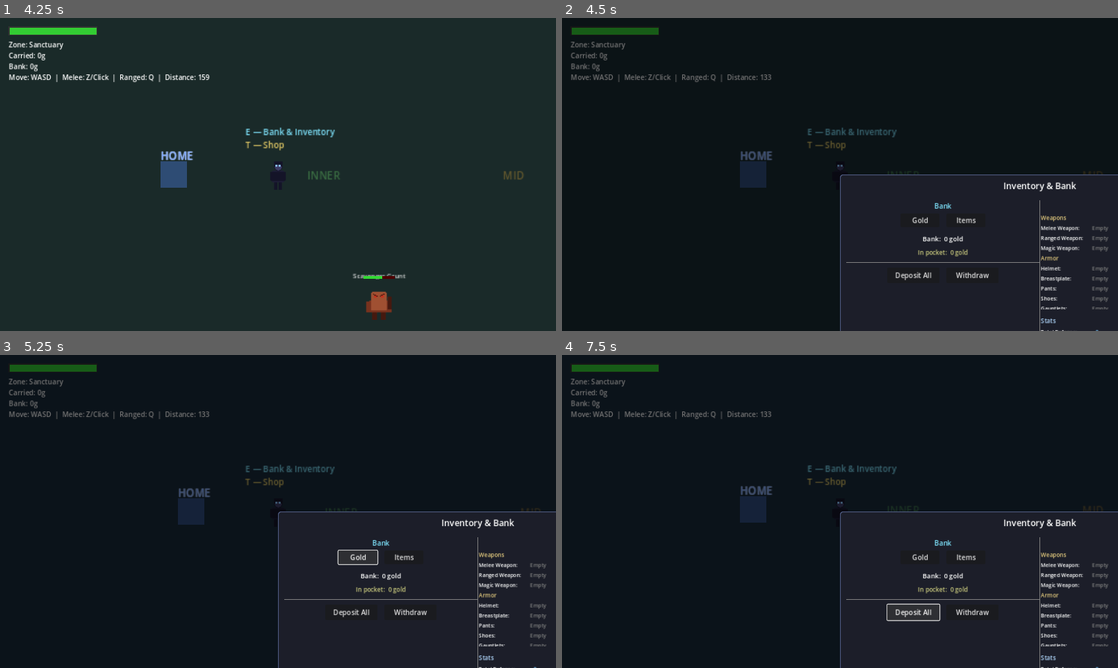
Above: before the commit, frames 1-4 (two rows, left to right).
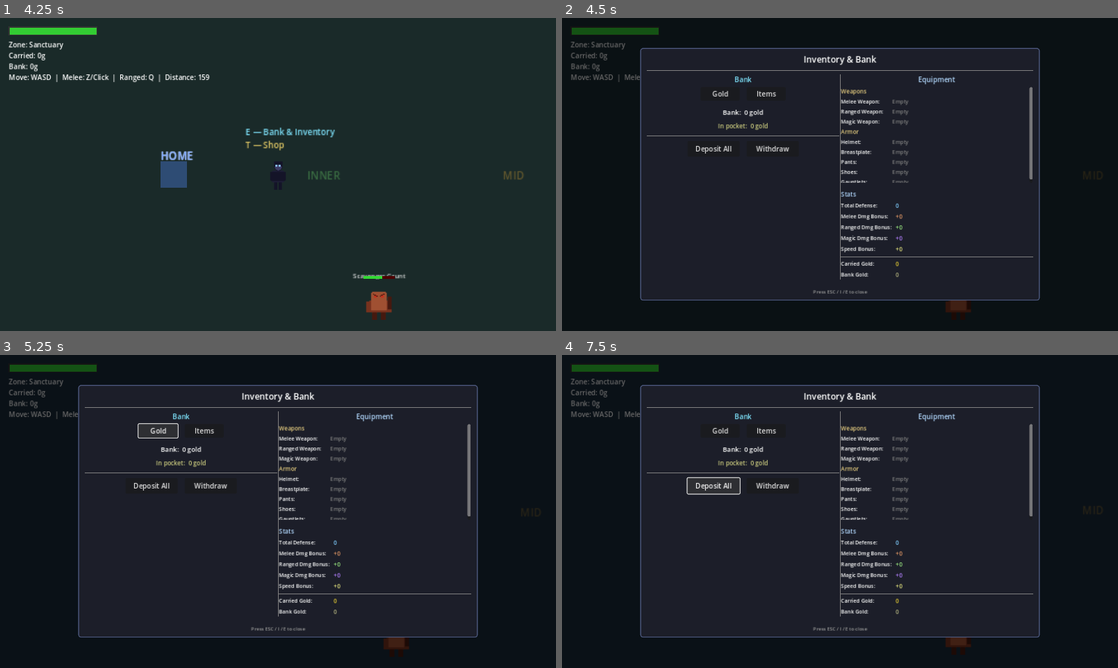
Above: after the commit, the same moments.

Repository: cbradshaw11/game-concept
Game: Godot game, scene res://scenes/world/world_scene.tscn
Same seed, same stepped clock (60 frames per second), same inputs: the game is played once before the commit and once after it.
Inputs:
- Up to frame 1 (4.25 s): tap Enter at 0.5 s; hold Right (ui_right) 0.53-1.28 s; tap Space (attack) at 0.6 s; hold Down (ui_down) 1.28-2.03 s; tap R (attack_magic) at 1.35 s; hold Right (ui_right) 2.03-2.78 s; tap Z (attack_melee) at 2.1 s; hold Up (ui_up) 2.78-3.53 s; tap Q (attack_ranged) at 2.85 s; hold Left (ui_left) from 3.53 s (still down); tap X (guard) at 3.6 s
- Up to frame 2 (4.5 s): keep holding Left (ui_left); tap E (interact) at 4.35 s
- Up to frame 3 (5.25 s): release Left (ui_left) at 5 s; click "Gold" at 5 s
- Up to frame 4 (7.5 s): click "Items" at 5.75 s; tap Space (attack) at 6.5 s; hold Down (ui_down) 6.53-7.25 s; hold I 6.53-7.25 s; click "Deposit All" at 7.25 s

Frame 1 is identical in both runs. In frame 2, 6.2% of the frame differs, in the area x 14-100%, y 9-100%; in frame 3, 6.6%; in frame 4, 6.7%.

Commit message:
fix: center shop and bank/inventory menus using CenterContainer, solid backgrounds

Diff:
--- a/game/scenes/hub/combined_menu.gd
+++ b/game/scenes/hub/combined_menu.gd
@@ -41,20 +41,19 @@
 		inv.bank_changed.connect(_refresh)
 
 func _build_ui() -> void:
-	# Full-screen backdrop so the panel is centered correctly
+	# Full-screen dimmed backdrop
 	var backdrop := ColorRect.new()
-	backdrop.color = Color(0, 0, 0, 0.55)
+	backdrop.color = Color(0, 0, 0, 0.6)
 	backdrop.set_anchors_and_offsets_preset(Control.PRESET_FULL_RECT)
 	add_child(backdrop)
 
-	# Centering container
-	var screen_fill := Control.new()
-	screen_fill.set_anchors_and_offsets_preset(Control.PRESET_FULL_RECT)
-	add_child(screen_fill)
+	# Full-screen CenterContainer so the panel is truly centered
+	var center := CenterContainer.new()
+	center.set_anchors_and_offsets_preset(Control.PRESET_FULL_RECT)
+	add_child(center)
 
 	main_panel = PanelContainer.new()
-	main_panel.set_anchors_and_offsets_preset(Control.PRESET_CENTER)
-	main_panel.custom_minimum_size = Vector2(920, 520)
+	main_panel.custom_minimum_size = Vector2(920, 540)
 
 	# Solid opaque background
 	var style := StyleBoxFlat.new()
@@ -67,7 +66,7 @@
 	style.content_margin_top = 12
 	style.content_margin_bottom = 12
 	main_panel.add_theme_stylebox_override("panel", style)
-	screen_fill.add_child(main_panel)
+	center.add_child(main_panel)
 
 	var root_vbox := VBoxContainer.new()
 	root_vbox.add_theme_constant_override("separation", 8)
--- a/game/scenes/hub/item_shop.gd
+++ b/game/scenes/hub/item_shop.gd
@@ -18,10 +18,31 @@
 	_show_category("weapon")
 
 func _build_ui() -> void:
+	# Dimmed backdrop
+	var backdrop := ColorRect.new()
+	backdrop.color = Color(0, 0, 0, 0.6)
+	backdrop.set_anchors_and_offsets_preset(Control.PRESET_FULL_RECT)
+	add_child(backdrop)
+
+	# CenterContainer for true screen-center placement
+	var center := CenterContainer.new()
+	center.set_anchors_and_offsets_preset(Control.PRESET_FULL_RECT)
+	add_child(center)
+
 	main_panel = PanelContainer.new()
-	main_panel.set_anchors_and_offsets_preset(Control.PRESET_CENTER)
-	main_panel.custom_minimum_size = Vector2(520, 480)
-	add_child(main_panel)
+	main_panel.custom_minimum_size = Vector2(560, 500)
+
+	var style := StyleBoxFlat.new()
+	style.bg_color = Color(0.11, 0.12, 0.16, 1.0)
+	style.set_border_width_all(2)
+	style.border_color = Color(0.3, 0.35, 0.5, 1.0)
+	style.set_corner_radius_all(6)
+	style.content_margin_left = 16
+	style.content_margin_right = 16
+	style.content_margin_top = 12
+	style.content_margin_bottom = 12
+	main_panel.add_theme_stylebox_override("panel", style)
+	center.add_child(main_panel)
 
 	var vbox := VBoxContainer.new()
 	vbox.add_theme_constant_override("separation", 10)
@@ -227,8 +248,12 @@
 	if carried < cost:
 		return
 	inv.carried_gold -= cost
-	inv.bank_items.append(item.duplicate())
-	inv.bank_changed.emit()
+	var bought_item: Dictionary = item.duplicate()
+	if bought_item.get("category", "") == "potion":
+		inv.add_potion(bought_item)
+	else:
+		inv.bank_items.append(bought_item)
+		inv.bank_changed.emit()
 	inv.inventory_changed.emit()
 	confirm_row_parent = null
 	_rebuild_item_list()
